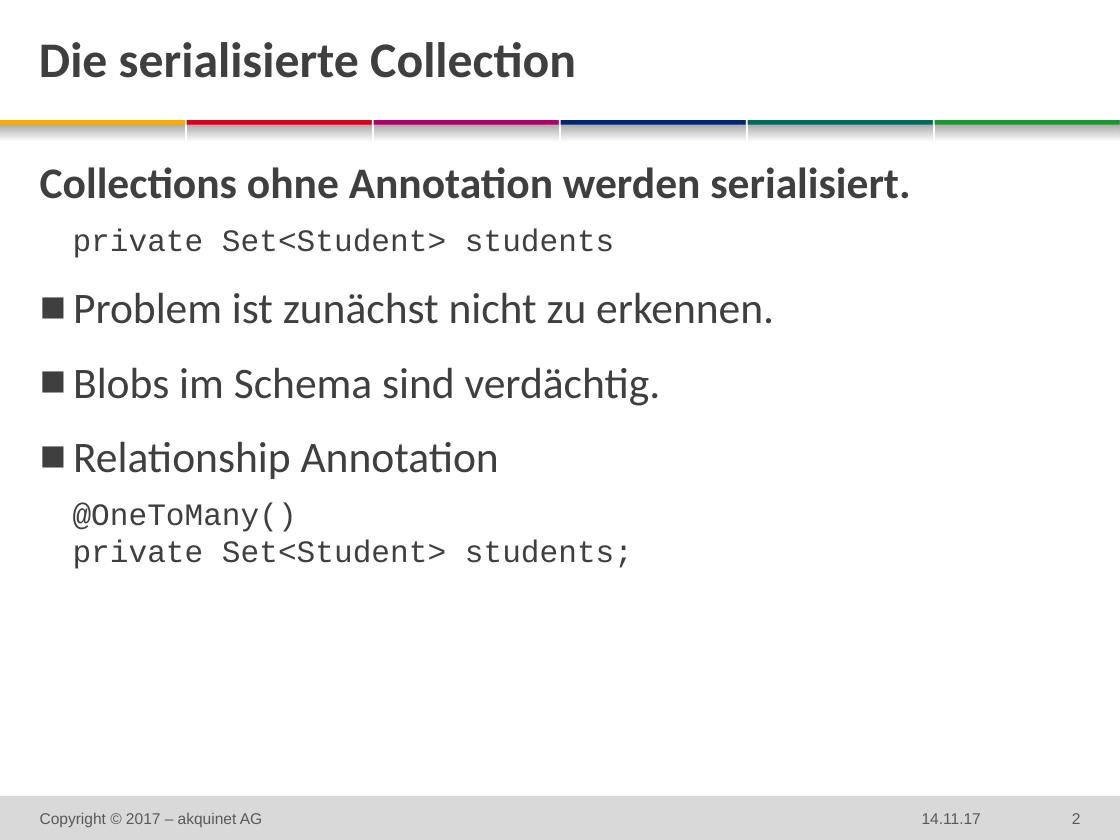
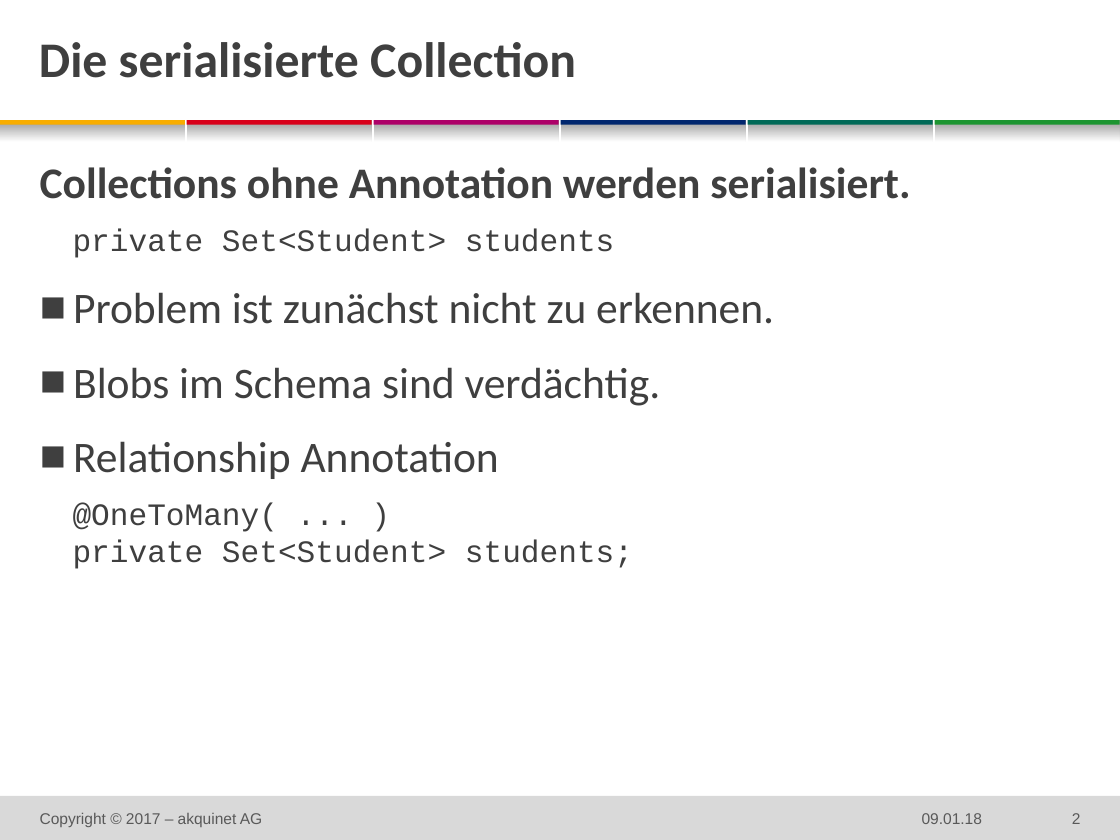
Before and after one commit to techatspree/jpapitfalls, a slide deck: slide 2 of 2018-01-09-DF-JPA-Pitfalls.pptx. Drawn at 1120x840 pixels with LibreOffice and Linux fonts; fonts in the diff are those of the drawing; background and template pictures are left out. Boxes give left, top, right and bottom in pixels: in the first picture for what was removed or moved away, otherwise in the second. Text is boxed around its words. In the diff, an @@ line names an element or a change of style, - is before the commit and + after.

```diff
--- a/2018-01-09-DF-JPA-Pitfalls.pptx
+++ b/2018-01-09-DF-JPA-Pitfalls.pptx
@@ text at bbox=[73, 502, 633, 569]: text changed @@
-    @OneToMany()
-    private Set<Student> students;
+    @OneToMany( ... )
+    private Set<Student> students;
@@ text at bbox=[922, 813, 982, 824]: text changed @@
-14.11.17
+09.01.18
```
Also in this commit, not shown: 19 other slides changed.
